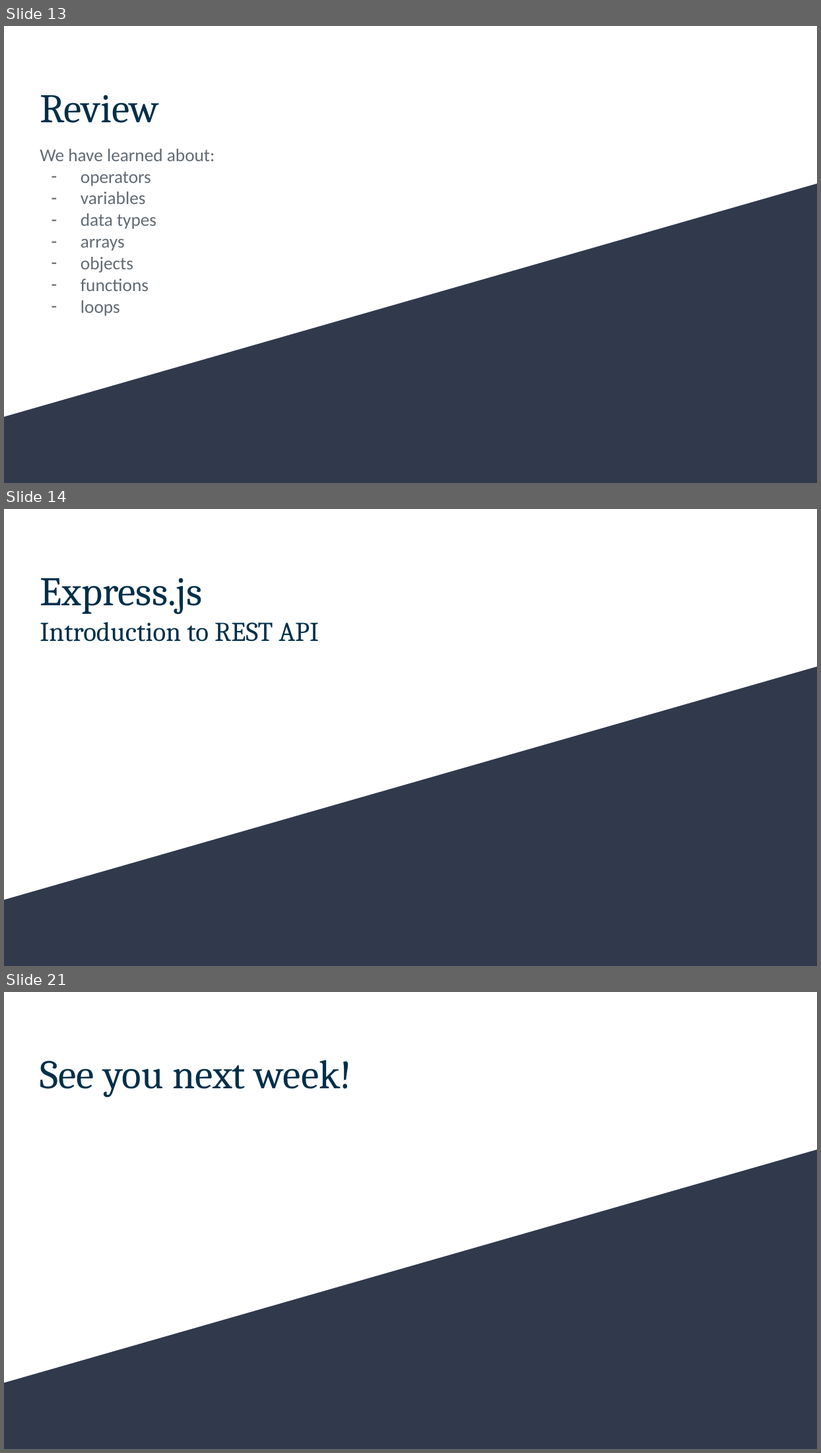
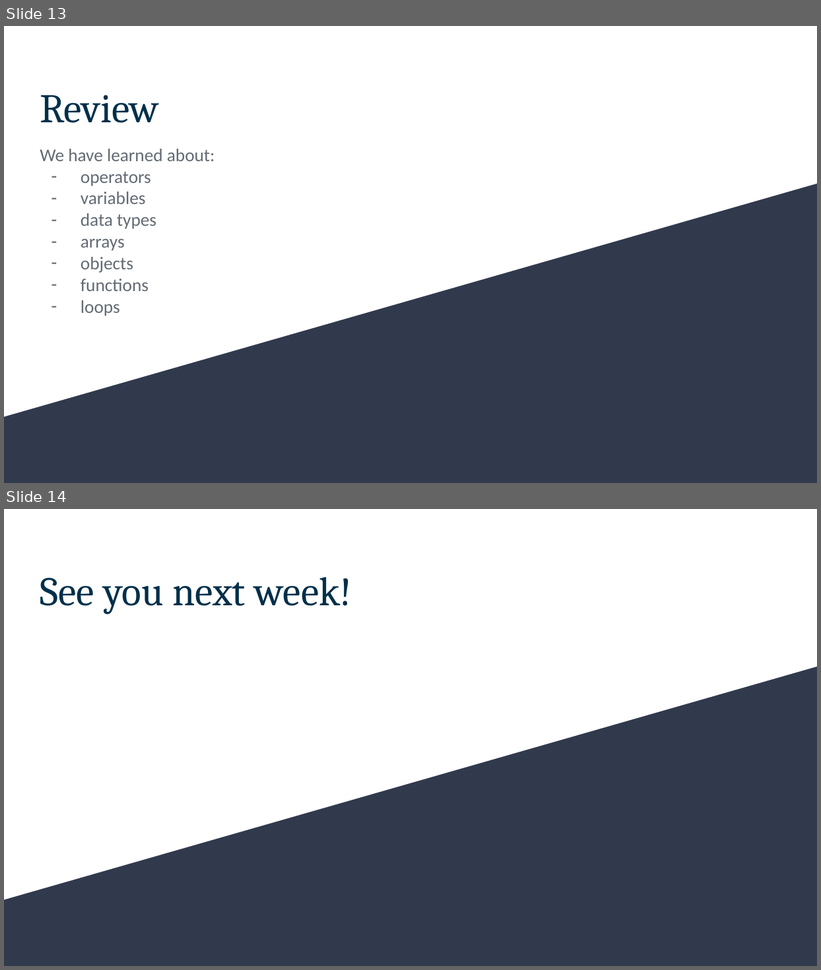
Before and after one commit to soyeonjangg/W20-Lessons, a slide deck: webdev/lesson-1/lesson-1.pptx. Shown one above the other, each under a label of ours: slides 13, 14 and 21 before the commit, slides 13 and 14 after it; the slides between them are not shown. The pictures are 821x1453 and 821x970 pixels, drawn with LibreOffice and Linux fonts; fonts in the diff are those of the drawing. Boxes give left, top, right and bottom in pixels: in the first picture for what was removed or moved away, otherwise in the second. Text is boxed around its words. In the diff, an @@ line names an element or a change of style, - is before the commit and + after.

```diff
--- a/webdev/lesson-1/lesson-1.pptx
+++ b/webdev/lesson-1/lesson-1.pptx
@@ slide 14 removed at (4, 509, 817, 966), background #31394D; not listed: 1 template element that a slide beside it also shows @@
@@ title removed at (40, 578, 319, 642) @@
-Express.js
-Introduction to REST API
@@ what was slide 21 is now slide 14 @@
```
Also in this commit, not shown: 2 slides changed, 7 other slides removed, 3 other files.
